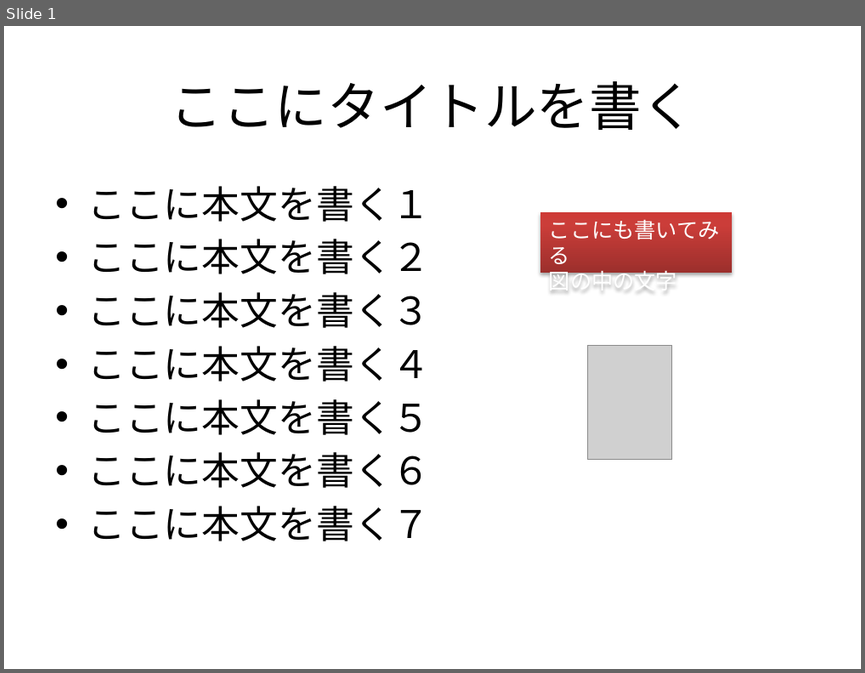
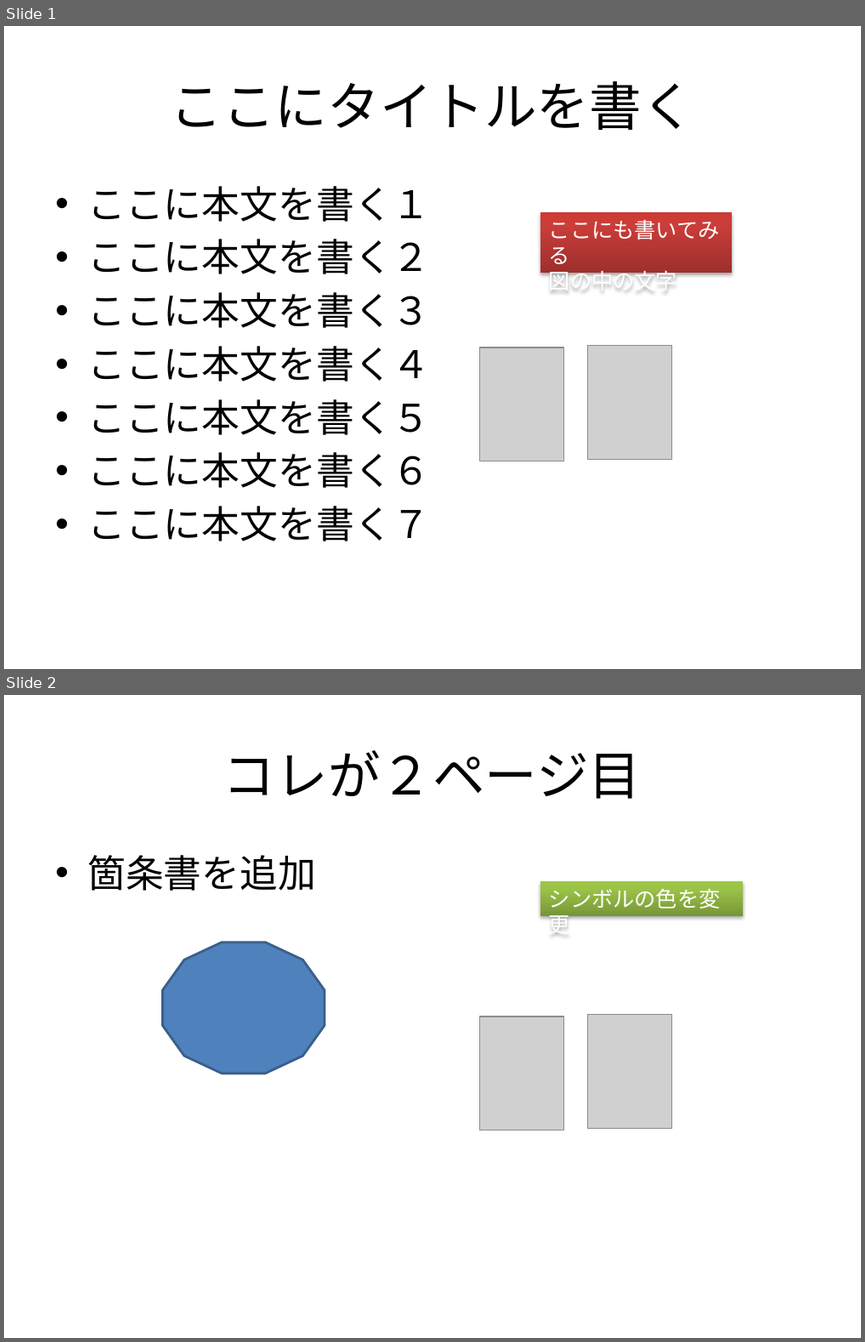
Before and after one commit to kuboaki/tutorial, a slide deck: プレゼンテーション1.pptx. Shown one above the other, each under a label of ours: slide 1 before the commit, slides 1 and 2 after it. The pictures are 865x673 and 865x1342 pixels, drawn with LibreOffice and Linux fonts; fonts in the diff are those of the drawing; grey boxes stand for pictures. Boxes give left, top, right and bottom in pixels: in the first picture for what was removed or moved away, otherwise in the second. Text is boxed around its words. In the diff, an @@ line names an element or a change of style, - is before the commit and + after.

```diff
--- a/プレゼンテーション1.pptx
+++ b/プレゼンテーション1.pptx
@@ slide 2 added at (4, 695, 861, 1338), background #FFFFFF @@
@@ title added at (223, 750, 642, 799), 44 pt, text #000000 @@
+コレが２ページ目
@@ text added at (87, 855, 316, 891), 32 pt, text #000000 @@
+• 箇条書を追加
@@ rectangle added at (540, 882, 743, 916), fill gradient #779737 to #9BC348 to #9DC746, 18 pt, text #FFFFFF @@
+シンボルの色を変更
@@ dodecagon added at (162, 941, 324, 1073), fill #4F81BD, outline #3A5F8C 2 pt @@
@@ picture added at (479, 1016, 563, 1130) @@
@@ picture added at (587, 1015, 671, 1129) @@
@@ slide 1 changed as well @@
@@ picture added at (479, 347, 563, 461) @@
```
Also in this commit, not shown: 1 other file.
